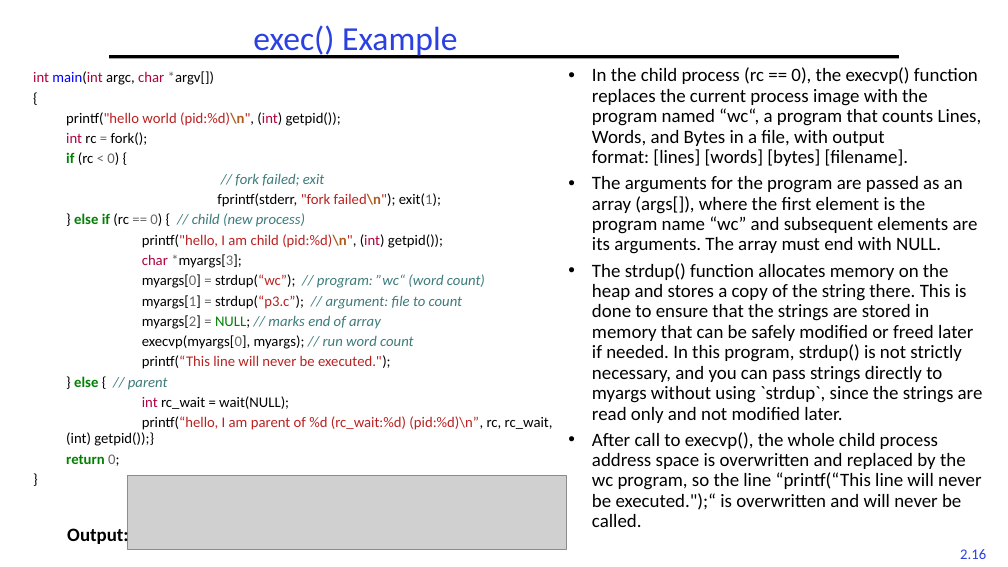
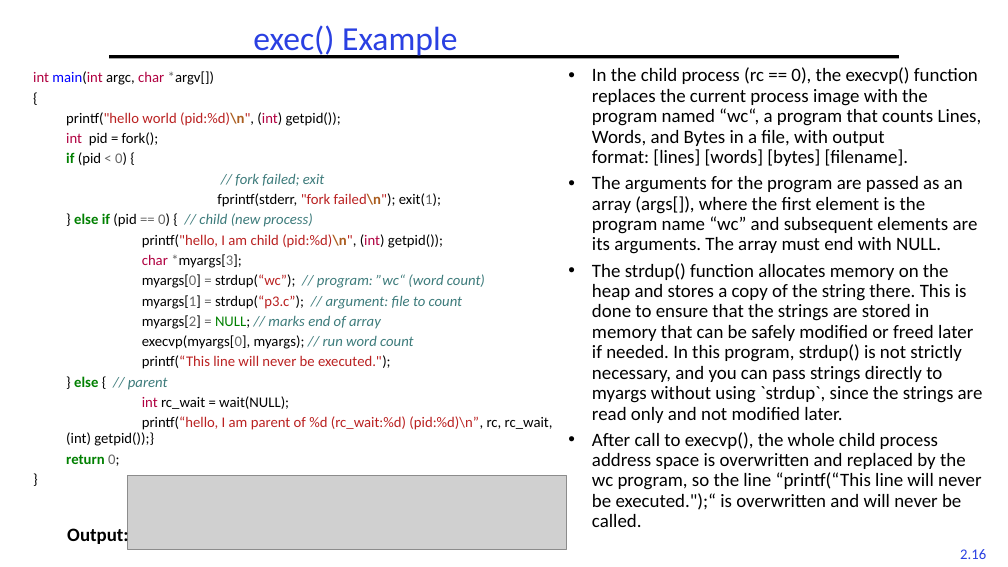
Before and after one commit to guhofstra/CSC256Fa25, a slide deck: slide 16 of PPTs/L2-Processes Threads.pptx. Drawn at 1008x567 pixels with LibreOffice and Linux fonts; fonts in the diff are those of the drawing; grey boxes stand for pictures. Boxes give left, top, right and bottom in pixels: in the first picture for what was removed or moved away, otherwise in the second. Text is boxed around its words. In the diff, an @@ line names an element or a change of style, - is before the commit and + after.

```diff
--- a/PPTs/L2-Processes Threads.pptx
+++ b/PPTs/L2-Processes Threads.pptx
@@ text at (x1=66, y1=132, x2=159, y2=166): text changed @@
-  int rc = fork();
-  if (rc < 0) {
+  int pid = fork();
+  if (pid < 0) {
@@ text at (x1=74, y1=213, x2=313, y2=227): text changed @@
-  } else if (rc == 0) { // child (new process)
+  } else if (pid == 0) { // child (new process)
```
Also in this commit, not shown: 10 other slides changed, 1 slide removed, 11 other files.
